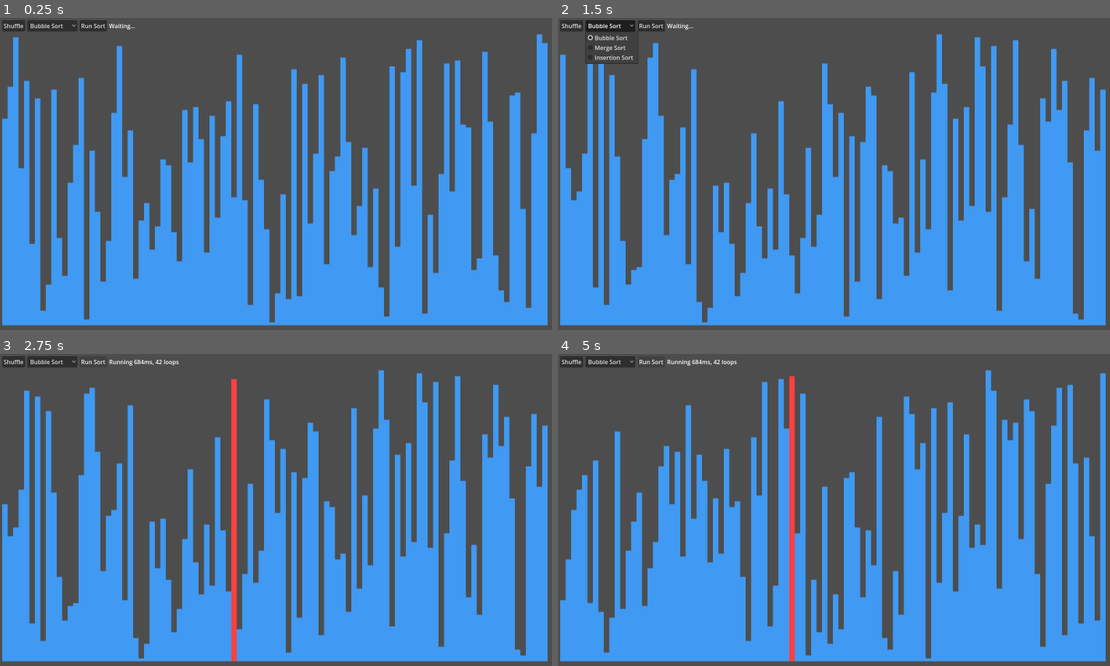
Above: before the commit, frames 1-4 (two rows, left to right).
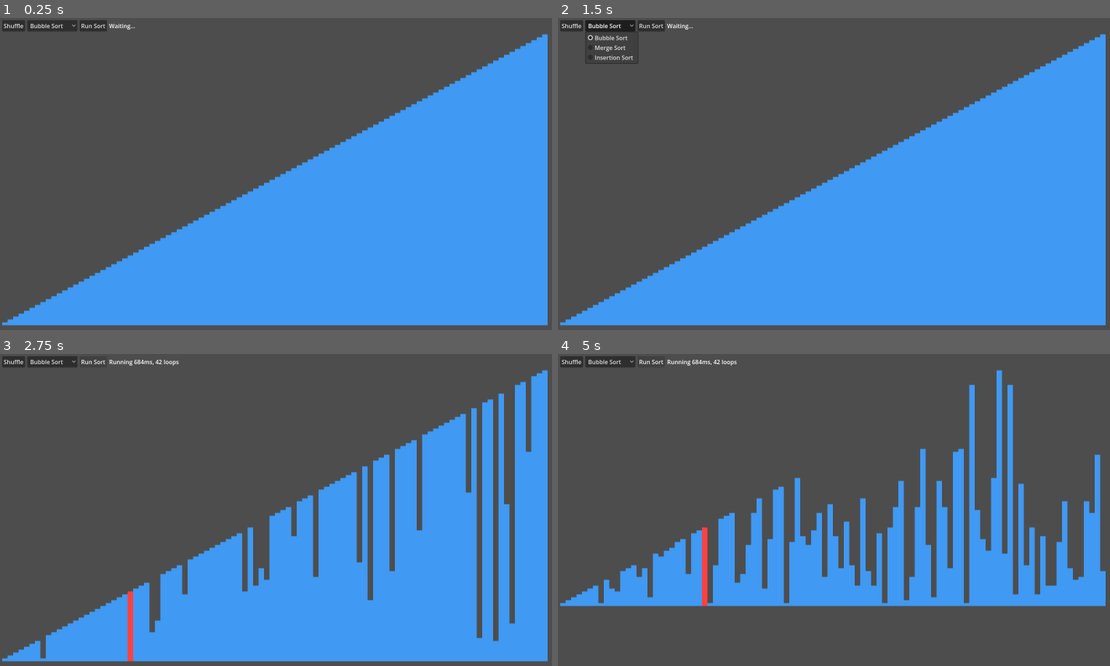
Above: after the commit, the same moments.

Repository: jiro4989/sort_visualizer
Game: Godot game, scene res://src/main.tscn
Two runs of this game, one before a commit and one after it. Both use one fixed random seed, a clock stepped at 60 frames per second and the inputs below.
Inputs:
- Up to frame 1 (0.25 s): no input
- Up to frame 2 (1.5 s): click "Shuffle" at 0.5 s; click "Bubble Sort" at 1.25 s
- Up to frame 3 (2.75 s): click "Run Sort" at 2 s
- Up to frame 4 (5 s): click "Shuffle" at 2.75 s; click "Bubble Sort" at 3.5 s; click "Run Sort" at 4.25 s

The runs differ from the first frame. In frame 1, 31% of the frame differs, in the area x 0-100%, y 5-98%; in frame 2, 28%; in frame 3, 29%; in frame 4, 44%, in the area x 0-100%, y 5-99%.

Commit message:
chore: SortBar を実装

Diff:
--- a/src/main.gd
+++ b/src/main.gd
@@ -13,37 +13,16 @@
 const BAR_HEIGHT: int = floori(float(VISUALIZATION_AREA_HEIGHT) / MAX_SIZE)
 const BAR_DEFAULT_COLOR: Color = Color(0.25, 0.6, 0.95, 1.0)
 const BAR_SELECTED_COLOR: Color = Color(1.0, 0.25, 0.25, 1.0)
-var sort_values: Array[int] = []
-var panels: Array[Panel] = []
+var sort_values: Array[SortBar] = []
 
 func _ready() -> void:
 	# 可視化エリアの初期化
 	for i in range(MAX_SIZE):
-		sort_values.append(i+1)
+		var sort_bar: SortBar = SortBar.new(i+1, BAR_WIDTH, BAR_HEIGHT)
+		sort_values.append(sort_bar)
+		sort_visualization_area.add_child(sort_bar.column)
+
 	sort_values.shuffle()
-
-	for i in sort_values:
-		var width: int = BAR_WIDTH
-		var height: int = BAR_HEIGHT * i
-		var column: VBoxContainer = VBoxContainer.new()
-		column.custom_minimum_size = Vector2(width, 0)
-		column.size_flags_vertical = Control.SIZE_EXPAND_FILL
-
-		# 上側の余白を可変にして、バーを下寄せにする
-		var spacer: Control = Control.new()
-		spacer.size_flags_vertical = Control.SIZE_EXPAND_FILL
-		column.add_child(spacer)
-
-		var panel: Panel = Panel.new()
-		panel.custom_minimum_size = Vector2(0, height)
-		panel.size_flags_horizontal = Control.SIZE_EXPAND_FILL
-
-		# panel の角を丸めない
-		apply_panel_style(panel, BAR_DEFAULT_COLOR)
-
-		column.add_child(panel)
-		panels.append(panel)
-		sort_visualization_area.add_child(column)
 
 func _on_shuffle_button_pressed() -> void:
 	sort_values.shuffle()
@@ -60,24 +39,13 @@
 
 ## 可視化エリアの再描画。
 func redraw_visualization_area() -> void:
-	for i in range(MAX_SIZE):
-		panels[i].custom_minimum_size = Vector2(0, BAR_HEIGHT * sort_values[i])
+	for i in range(sort_values.size()):
+		sort_values[i].set_value(sort_values[i].get_value())
 
 ## 指定したインデックスの Panel の背景色を変更する。
 func highlight_panel(selected_index: int) -> void:
-	for i in range(panels.size()):
-		var color: Color = BAR_SELECTED_COLOR if i == selected_index else BAR_DEFAULT_COLOR
-		apply_panel_style(panels[i], color)
-
-## Panel の背景色を変更する。
-func apply_panel_style(panel: Panel, color: Color) -> void:
-	var style_box := StyleBoxFlat.new()
-	style_box.bg_color = color
-	style_box.corner_radius_top_left = 0
-	style_box.corner_radius_top_right = 0
-	style_box.corner_radius_bottom_right = 0
-	style_box.corner_radius_bottom_left = 0
-	panel.add_theme_stylebox_override("panel", style_box)
+	for i in range(sort_values.size()):
+		sort_values[i].apply_panel_style(BAR_SELECTED_COLOR if i == selected_index else BAR_DEFAULT_COLOR)
 
 ## ステータステキストを作成する。
 func create_status_text(text: String, start_time: float, loop_count: int) -> String:
@@ -93,10 +61,9 @@
 			loop_count += 1
 			highlight_panel(j+1) # j+1 の位置の Panel だけ背景色を赤にする
 
-			if sort_values[j] > sort_values[j + 1]:
-				var temp: int = sort_values[j]
-				sort_values[j] = sort_values[j + 1]
-				sort_values[j + 1] = temp
+			if sort_values[j].get_value() > sort_values[j + 1].get_value():
+				sort_values[j].set_value(sort_values[j + 1].get_value())
+				sort_values[j + 1].set_value(sort_values[j].get_value())
 				redraw_visualization_area()
 
 			status_label.text = create_status_text("Running", start_time, loop_count)
@@ -136,10 +103,10 @@
 				highlight_panel(write_index)
 
 				if left_part[li] <= right_part[ri]:
-					sort_values[write_index] = left_part[li]
+					sort_values[write_index].set_value(left_part[li])
 					li += 1
 				else:
-					sort_values[write_index] = right_part[ri]
+					sort_values[write_index].set_value(right_part[ri])
 					ri += 1
 
 				redraw_visualization_area()
@@ -148,7 +115,7 @@
 				write_index += 1
 
 			while li < left_part.size():
-				sort_values[write_index] = left_part[li]
+				sort_values[write_index].set_value(left_part[li])
 				li += 1
 				loop_count += 1
 				highlight_panel(write_index)
@@ -158,7 +125,7 @@
 				write_index += 1
 
 			while ri < right_part.size():
-				sort_values[write_index] = right_part[ri]
+				sort_values[write_index].set_value(right_part[ri])
 				ri += 1
 				loop_count += 1
 				highlight_panel(write_index)
@@ -178,20 +145,20 @@
 	var loop_count: int = 0
 
 	for i in range(1, sort_values.size()):
-		var key: int = sort_values[i]
+		var key: int = sort_values[i].get_value()
 		var j: int = i - 1
 
 		# key より大きい要素を右へずらす
-		while j >= 0 and sort_values[j] > key:
+		while j >= 0 and sort_values[j].get_value() > key:
 			loop_count += 1
 			highlight_panel(j)
-			sort_values[j + 1] = sort_values[j]
+			sort_values[j + 1].set_value(sort_values[j].get_value())
 			redraw_visualization_area()
 			status_label.text = create_status_text("Running", start_time, loop_count)
 			await get_tree().create_timer(0.01).timeout
 			j -= 1
 
-		sort_values[j + 1] = key
+		sort_values[j + 1].set_value(key)
 		loop_count += 1
 		highlight_panel(j + 1)
 		redraw_visualization_area()
--- /dev/null
+++ b/src/sort_bar.gd
@@ -0,0 +1,49 @@
+class_name SortBar
+
+const BAR_DEFAULT_COLOR: Color = Color(0.25, 0.6, 0.95, 1.0)
+const BAR_SELECTED_COLOR: Color = Color(1.0, 0.25, 0.25, 1.0)
+
+var value: int
+var column: VBoxContainer
+var panel: Panel
+var bar_width: int
+var bar_height: int
+
+func _init(_value: int, _bar_width: int, _bar_height: int) -> void:
+	value = _value
+	bar_width = _bar_width
+	bar_height = _bar_height
+
+	column = VBoxContainer.new()
+	column.custom_minimum_size = Vector2(bar_width, 0)
+	column.size_flags_vertical = Control.SIZE_EXPAND_FILL
+
+	# 上側の余白を可変にして、バーを下寄せにする
+	var spacer: Control = Control.new()
+	spacer.size_flags_vertical = Control.SIZE_EXPAND_FILL
+	column.add_child(spacer)
+
+	panel = Panel.new()
+	panel.size_flags_horizontal = Control.SIZE_EXPAND_FILL
+
+	set_value(value)
+	apply_panel_style(BAR_DEFAULT_COLOR)
+	column.add_child(panel)
+
+## Panel の背景色を変更する。
+func apply_panel_style(color: Color) -> void:
+	var style_box := StyleBoxFlat.new()
+	style_box.bg_color = color
+	# panel の角を丸めない
+	style_box.corner_radius_top_left = 0
+	style_box.corner_radius_top_right = 0
+	style_box.corner_radius_bottom_right = 0
+	style_box.corner_radius_bottom_left = 0
+	panel.add_theme_stylebox_override("panel", style_box)
+
+func get_value() -> int:
+	return value
+
+func set_value(_value: int) -> void:
+	value = _value
+	panel.custom_minimum_size = Vector2(0, _value * bar_height)
Not shown, added: src/sort_bar.gd.uid
